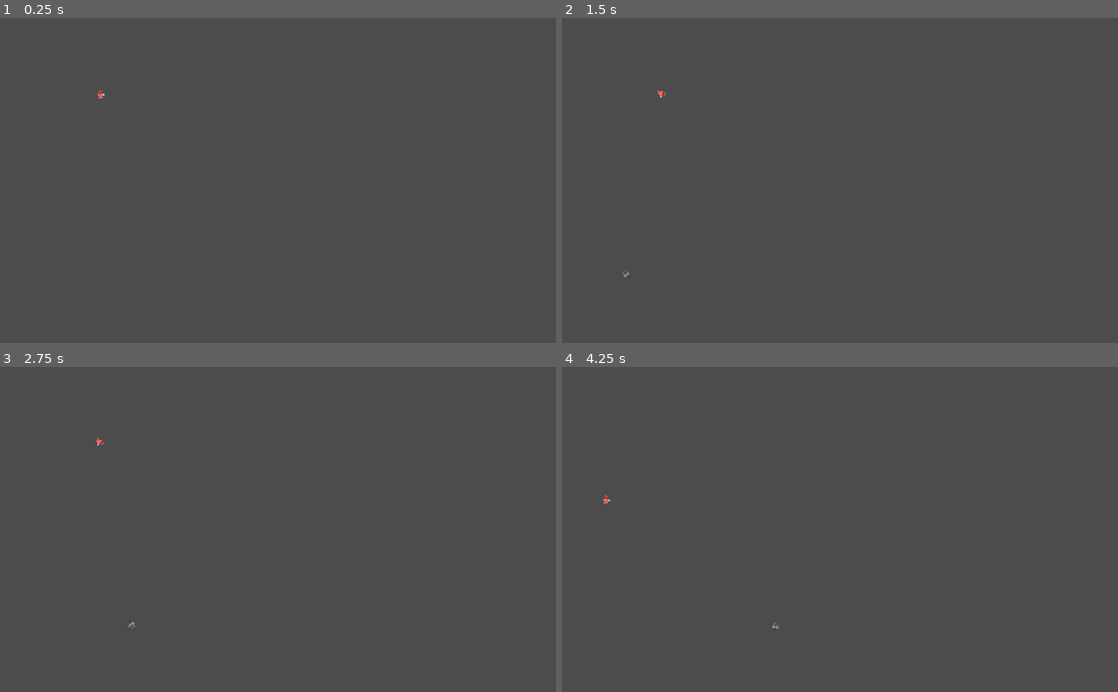
Above: before the commit, frames 1-4 (two rows, left to right).
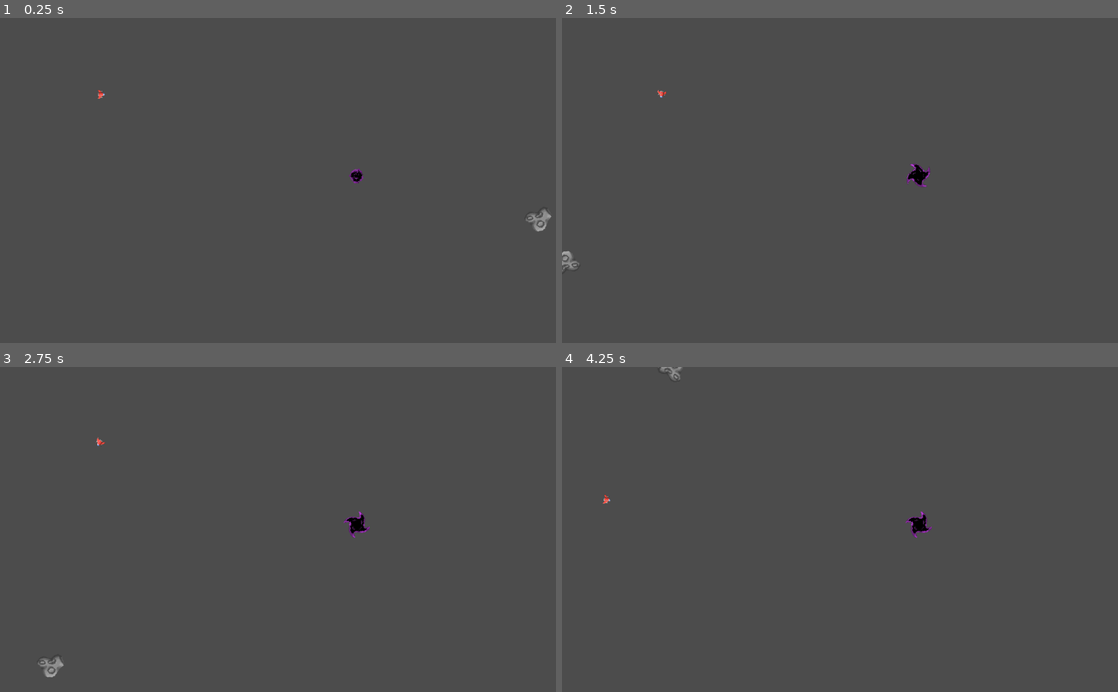
Above: after the commit, the same moments.

Repository: oliv1008/NuitInfo2019
Game: Godot game, scene res://src/Main/Main.tscn
Same seed, same stepped clock (60 frames per second), same inputs: the game is played once before the commit and once after it.
Inputs (mouse positions are in pixels of both pictures, inside the frame that each line leads up to):
- Up to frame 1 (0.25 s): no input
- Up to frame 2 (1.5 s): move the mouse to (962, 164) at 0.52 s; hold D (right) 0.53-1.28 s; click (962, 164) at 0.67 s; move the mouse to (728, 196) at 1.27 s; hold Q (left) from 1.28 s (still down)
- Up to frame 3 (2.75 s): move the mouse to (333, 458) at 2.02 s; release Q (left) at 2.03 s; hold D (right) from 2.03 s (still down)
- Up to frame 4 (4.25 s): move the mouse to (812, 594) at 2.77 s; release D (right) at 2.78 s; hold Z (up) 2.78-3.53 s; click (812, 594) at 2.92 s; move the mouse to (1006, 578) at 3.52 s; hold Q (left) from 3.53 s (still down)

The runs differ from the first frame. In frame 1, 0.2% of the frame differs, in the area x 17-100%, y 22-66%; in frame 2, 0.3%; in frame 3, 0.3%, in the area x 6-67%, y 21-96%; in frame 4, 0.3%.

Commit message:
black holes

Diff:
--- a/project.godot
+++ b/project.godot
@@ -22,8 +22,30 @@
 [display]
 
 window/size/resizable=false
-window/stretch/mode="2d"
 window/stretch/aspect="keep"
+
+[importer_defaults]
+
+texture={
+"compress/bptc_ldr": 0,
+"compress/hdr_mode": 0,
+"compress/lossy_quality": 0.7,
+"compress/mode": 0,
+"compress/normal_map": 0,
+"detect_3d": false,
+"flags/anisotropic": false,
+"flags/filter": false,
+"flags/mipmaps": false,
+"flags/repeat": 0,
+"flags/srgb": 2,
+"process/HDR_as_SRGB": false,
+"process/fix_alpha_border": true,
+"process/invert_color": false,
+"process/premult_alpha": false,
+"size_limit": 0,
+"stream": false,
+"svg/scale": 1.0
+}
 
 [input]
 
--- a/src/Main/Main.tscn
+++ b/src/Main/Main.tscn
@@ -1,7 +1,8 @@
-[gd_scene load_steps=3 format=2]
+[gd_scene load_steps=4 format=2]
 
 [ext_resource path="res://src/playership/PlayerShip.tscn" type="PackedScene" id=1]
 [ext_resource path="res://src/ennemies/rock/Rock.tscn" type="PackedScene" id=2]
+[ext_resource path="res://src/ennemies/blackhole/BlackHole.tscn" type="PackedScene" id=3]
 
 [node name="Main" type="Node2D"]
 
@@ -9,3 +10,6 @@
 position = Vector2( 185.193, 139.752 )
 
 [node name="Rock" parent="." instance=ExtResource( 2 )]
+
+[node name="BlackHole" parent="." instance=ExtResource( 3 )]
+position = Vector2( 656.629, 290.825 )
--- /dev/null
+++ b/src/ennemies/blackhole/BlackHole.gd
@@ -0,0 +1,41 @@
+extends Node2D
+
+var MAX_PULL_FORCE = 100
+var player
+var apply_forces = false
+
+# Called when the node enters the scene tree for the first time.
+func _ready():
+	$AnimationPlayer.play("Spawn")
+
+# Called every frame. 'delta' is the elapsed time since the previous frame.
+func _process(delta):
+	if apply_forces:
+		var pull_force = inverse_lerp(250, 0, $Sprite.global_position.distance_to(player.position))
+		var distance_to = ($Area2D.global_position - player.global_position).normalized()
+		var velocity_to_add = distance_to * (pull_force * MAX_PULL_FORCE)
+		print("pull_force = ", pull_force)
+		print("velocity_to_add = ", velocity_to_add)
+		player.applied_forces += velocity_to_add
+
+func _on_Area2D_body_entered(body):
+	if body.name == "PlayerShip":
+		player = body
+		apply_forces = true
+
+func _on_Area2D_body_exited(body):
+	if body == player:
+		apply_forces = false
+
+func die():
+	apply_forces = false
+	$AnimationPlayer.play("Die")
+
+func on_die_finished():
+	queue_free()
+
+func on_spawn_finished():
+	$AnimationPlayer.play("Idle")
+
+func _on_Timer_timeout():
+	die()
--- /dev/null
+++ b/src/ennemies/blackhole/BlackHole.tscn
@@ -0,0 +1,124 @@
+[gd_scene load_steps=14 format=2]
+
+[ext_resource path="res://src/ennemies/blackhole/BlackHole.gd" type="Script" id=1]
+[ext_resource path="res://src/assets/images/BH1.png" type="Texture" id=2]
+[ext_resource path="res://src/assets/images/BH2.png" type="Texture" id=3]
+[ext_resource path="res://src/assets/images/BH3.png" type="Texture" id=4]
+[ext_resource path="res://src/assets/images/BH4.png" type="Texture" id=5]
+[ext_resource path="res://src/assets/images/BHSpawn1.png" type="Texture" id=6]
+[ext_resource path="res://src/assets/images/BHSpawn2.png" type="Texture" id=7]
+[ext_resource path="res://src/assets/images/BHSpawn3.png" type="Texture" id=8]
+
+[sub_resource type="CircleShape2D" id=1]
+radius = 246.568
+
+[sub_resource type="SpriteFrames" id=2]
+animations = [ {
+"frames": [ ExtResource( 2 ), ExtResource( 3 ), ExtResource( 4 ), ExtResource( 5 ), ExtResource( 6 ), ExtResource( 7 ), ExtResource( 8 ) ],
+"loop": true,
+"name": "default",
+"speed": 5.0
+} ]
+
+[sub_resource type="Animation" id=5]
+resource_name = "Die"
+length = 0.6
+tracks/0/type = "value"
+tracks/0/path = NodePath("Sprite:frame")
+tracks/0/interp = 1
+tracks/0/loop_wrap = true
+tracks/0/imported = false
+tracks/0/enabled = true
+tracks/0/keys = {
+"times": PoolRealArray( 0, 0.2, 0.4 ),
+"transitions": PoolRealArray( 1, 1, 1 ),
+"update": 1,
+"values": [ 6, 5, 4 ]
+}
+tracks/1/type = "method"
+tracks/1/path = NodePath(".")
+tracks/1/interp = 1
+tracks/1/loop_wrap = true
+tracks/1/imported = false
+tracks/1/enabled = true
+tracks/1/keys = {
+"times": PoolRealArray( 0.6 ),
+"transitions": PoolRealArray( 1 ),
+"values": [ {
+"args": [  ],
+"method": "on_die_finished"
+} ]
+}
+
+[sub_resource type="Animation" id=3]
+resource_name = "Idle"
+length = 0.8
+loop = true
+tracks/0/type = "value"
+tracks/0/path = NodePath("Sprite:frame")
+tracks/0/interp = 1
+tracks/0/loop_wrap = true
+tracks/0/imported = false
+tracks/0/enabled = true
+tracks/0/keys = {
+"times": PoolRealArray( 0, 0.2, 0.4, 0.6 ),
+"transitions": PoolRealArray( 1, 1, 1, 1 ),
+"update": 1,
+"values": [ 0, 1, 2, 3 ]
+}
+
+[sub_resource type="Animation" id=4]
+resource_name = "Spawn"
+length = 0.6
+tracks/0/type = "value"
+tracks/0/path = NodePath("Sprite:frame")
+tracks/0/interp = 1
+tracks/0/loop_wrap = true
+tracks/0/imported = false
+tracks/0/enabled = true
+tracks/0/keys = {
+"times": PoolRealArray( 0, 0.2, 0.4 ),
+"transitions": PoolRealArray( 1, 1, 1 ),
+"update": 1,
+"values": [ 4, 5, 6 ]
+}
+tracks/1/type = "method"
+tracks/1/path = NodePath(".")
+tracks/1/interp = 1
+tracks/1/loop_wrap = true
+tracks/1/imported = false
+tracks/1/enabled = true
+tracks/1/keys = {
+"times": PoolRealArray( 0.6 ),
+"transitions": PoolRealArray( 1 ),
+"values": [ {
+"args": [  ],
+"method": "on_spawn_finished"
+} ]
+}
+
+[node name="BlackHole" type="Node2D"]
+script = ExtResource( 1 )
+
+[node name="Area2D" type="Area2D" parent="."]
+collision_layer = 8
+
+[node name="CollisionShape2D" type="CollisionShape2D" parent="Area2D"]
+shape = SubResource( 1 )
+
+[node name="Sprite" type="AnimatedSprite" parent="."]
+frames = SubResource( 2 )
+frame = 4
+
+[node name="AnimationPlayer" type="AnimationPlayer" parent="."]
+anims/Die = SubResource( 5 )
+anims/Idle = SubResource( 3 )
+anims/Spawn = SubResource( 4 )
+
+[node name="Timer" type="Timer" parent="."]
+wait_time = 10.0
+one_shot = true
+autostart = true
+[connection signal="body_entered" from="Area2D" to="." method="_on_Area2D_body_entered"]
+[connection signal="body_exited" from="Area2D" to="." method="_on_Area2D_body_exited"]
+[connection signal="timeout" from="Timer" to="." method="_on_Timer_timeout"]
--- a/src/ennemies/rock/Rock.gd
+++ b/src/ennemies/rock/Rock.gd
@@ -1,41 +1,82 @@
 extends KinematicBody2D
 
+#export (PackedScene) var RockScene
+onready var RockScene = load("res://src/ennemies/rock/Rock.tscn")
 var rotation_speed = rand_range(50, 250)
 var movement_speed = 100
 var direction = Vector2()
-var taille = 1
+var taille = 2
+var has_been_init = false
+var invulnerable = true
 
 onready var screen_size = get_viewport().size
 
 # Called when the node enters the scene tree for the first time.
 func _ready():
-	var starting_pos = randi() % 2
-	if starting_pos == 1:
-		position.x = rand_range(-48, -24)
-		position.y = rand_range(-48, -24)
+	if has_been_init == false:
+		init(2)
+
+func init(taille_param, position_param=null):
+	taille = taille_param
+	if taille == 2:
+		var texture = randi() % 2
+		if texture == 0:
+			$Sprite.texture = load("res://src/assets/images/rocher48b.png")
+		else:
+			$Sprite.texture = load("res://src/assets/images/rocher48a.png")
+		$CollisionShape2D.shape.extents = Vector2($Sprite.texture.get_width()/2, $Sprite.texture.get_height()/2)
+	elif taille == 1:
+		var texture = randi() % 2
+		if texture == 0:
+			$Sprite.texture = load("res://src/assets/images/rocher32b.png")
+		else:
+			$Sprite.texture = load("res://src/assets/images/rocher32a.png")
+		$CollisionShape2D.shape.extents = Vector2($Sprite.texture.get_width()/2, $Sprite.texture.get_height()/2)
 	else:
-		position.x = rand_range(screen_size.x + 24, screen_size.y + 48)
-		position.y = rand_range(screen_size.x + 24, screen_size.y + 48)
+		var texture = randi() % 2
+		if texture == 0:
+			$Sprite.texture = load("res://src/assets/images/rocher16a.png")
+		else:
+			$Sprite.texture = load("res://src/assets/images/rocher16b.png")
+		$CollisionShape2D.shape.extents = Vector2($Sprite.texture.get_width()/2, $Sprite.texture.get_height()/2)
+
+	if position_param == null:
+		var starting_pos = randi() % 2
+		if starting_pos == 1:
+			position.x = rand_range(-48, -24)
+			position.y = rand_range(-48, -24)
+		else:
+			position.x = rand_range(screen_size.x + 24, screen_size.y + 48)
+			position.y = rand_range(screen_size.x + 24, screen_size.y + 48)
+	else:
+		position = position_param
 
 	direction.x = rand_range(0, 1)
 	direction.y = rand_range(0 ,1)
 	direction = direction.normalized()
 
+	has_been_init = true
 
 # Called every frame. 'delta' is the elapsed time since the previous frame.
 func _process(delta):
 	rotation_degrees = rotation_degrees + rotation_speed * delta
 
 	var collision = move_and_collide(direction * movement_speed * delta)
-	if collision != null:
+	if collision != null && invulnerable == false:
 		on_collision(collision)
 
 	position.x = wrapf(position.x, -24, screen_size.x + 24)
 	position.y = wrapf(position.y, -24, screen_size.y + 24)
 
 func on_collision(collision):
-	if collision.name != "PlayerShip":
-		if taille == 1:
-			queue_free()
-		else:
-			queue_free()
+	if collision.collider.name == "PlayerShip":
+		var i = taille
+		while i >= 1:
+			var rock_instance = RockScene.instance()
+			rock_instance.get_node("RockBody").init(taille - 1, position)
+			get_parent().add_child(rock_instance)
+			i -= 1
+		queue_free()
+
+func _on_Timer_timeout():
+	invulnerable = false
--- a/src/ennemies/rock/Rock.tscn
+++ b/src/ennemies/rock/Rock.tscn
@@ -9,6 +9,8 @@
 [node name="Rock" type="Node2D"]
 
 [node name="RockBody" type="KinematicBody2D" parent="."]
+collision_layer = 8
+collision_mask = 3
 script = ExtResource( 1 )
 
 [node name="CollisionShape2D" type="CollisionShape2D" parent="RockBody"]
@@ -16,3 +18,8 @@
 
 [node name="Sprite" type="Sprite" parent="RockBody"]
 texture = ExtResource( 2 )
+
+[node name="Timer" type="Timer" parent="."]
+one_shot = true
+autostart = true
+[connection signal="timeout" from="Timer" to="RockBody" method="_on_Timer_timeout"]
--- a/src/playership/PlayerShip.gd
+++ b/src/playership/PlayerShip.gd
@@ -3,6 +3,7 @@
 const TURN_SPEED = 180
 const MOVE_SPEED = 150
 var velocity = Vector2(0,0)
+var applied_forces = Vector2()
 const ACC = 0.05
 const DEC = 0.01
 onready var screen_size = get_viewport().size
@@ -19,8 +20,8 @@
 	else:
 		velocity = velocity.linear_interpolate(Vector2(0,0), DEC)
 
-	move_and_collide(velocity * MOVE_SPEED * delta)
-
+	move_and_collide(((velocity * MOVE_SPEED) + applied_forces) * delta)
+	applied_forces = Vector2(0, 0)
 	position.x = wrapf(position.x, -8, screen_size.x + 8)
 	position.y = wrapf(position.y, -8, screen_size.y + 8)
 
Not shown, changed: export_presets.cfg
Binary file added: src/assets/images/BH1.png
Not shown, added: src/assets/images/BH1.png.import
Binary file added: src/assets/images/BH2.png
Not shown, added: src/assets/images/BH2.png.import
Binary file added: src/assets/images/BH3.png
Not shown, added: src/assets/images/BH3.png.import
Binary file added: src/assets/images/BH4.png
Not shown, added: src/assets/images/BH4.png.import
Binary file added: src/assets/images/BHSpawn1.png
Not shown, added: src/assets/images/BHSpawn1.png.import
Binary file added: src/assets/images/BHSpawn2.png
(and 3 more such lines)
